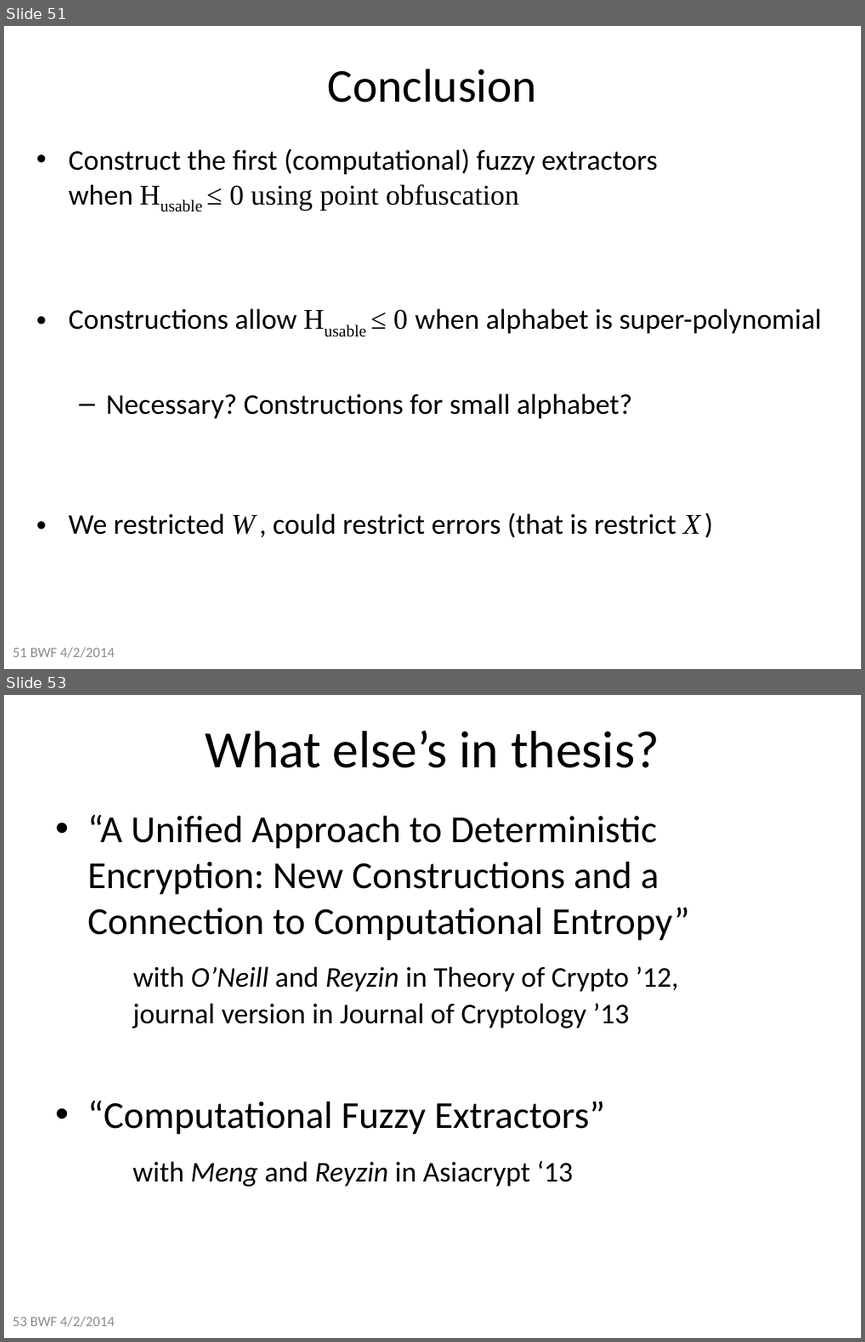
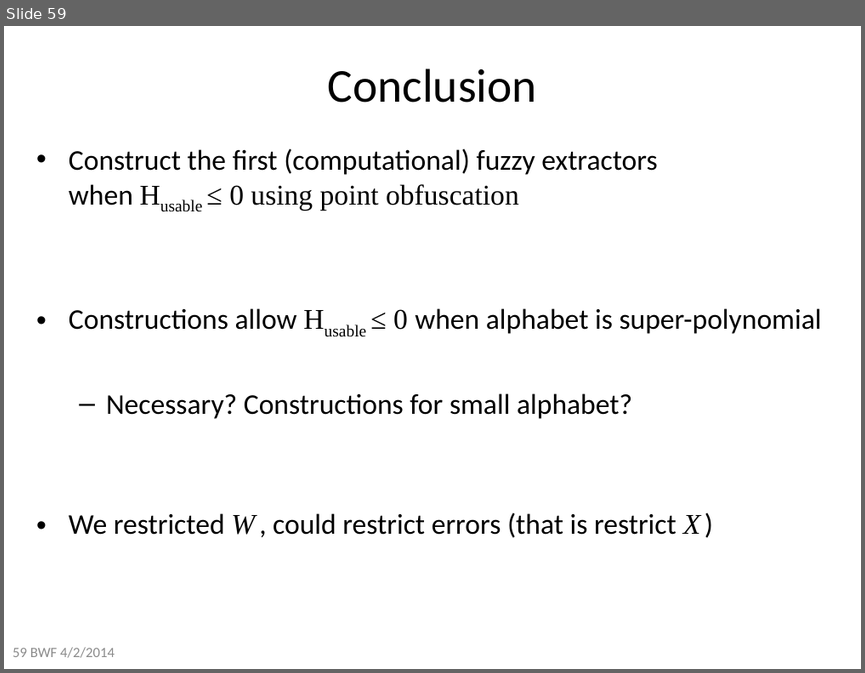
Before and after one commit to xianruimeng/comp-fuzzy-ext, a slide deck: constantRate/KeyDerivationWithNegativeUsable.pptx. Shown one above the other, each under a label of ours: slides 51 and 53 before the commit, slide 59 after it; the slides between them are not shown. The pictures are 865x1342 and 865x673 pixels, drawn with LibreOffice and Linux fonts; fonts in the diff are those of the drawing. Boxes give left, top, right and bottom in pixels: in the first picture for what was removed or moved away, otherwise in the second. Text is boxed around its words. In the diff, an @@ line names an element or a change of style, - is before the commit and + after.

```diff
--- a/constantRate/KeyDerivationWithNegativeUsable.pptx
+++ b/constantRate/KeyDerivationWithNegativeUsable.pptx
@@ slide 53 removed at (x1=4, y1=695, x2=861, y2=1338), background #FFFFFF @@
@@ title removed at (x1=205, y1=731, x2=658, y2=768) @@
-What else’s in thesis?
@@ text removed at (x1=87, y1=815, x2=689, y2=1186) @@
-• “A Unified Approach to Deterministic Encryption: New Constructions and a Connection to Computational Entropy”
-with O’Neill and Reyzin in Theory of Crypto ’12,
-journal version in Journal of Cryptology ’13
-• “Computational Fuzzy Extractors”
-with Meng and Reyzin in Asiacrypt ‘13
@@ text removed at (x1=12, y1=1315, x2=114, y2=1327) @@
-53 BWF 4/2/2014
@@ what was slide 51 is now slide 59 @@
@@ text at (x1=12, y1=646, x2=114, y2=658): text changed @@
-51 BWF 4/2/2014
+59 BWF 4/2/2014
```
Also in this commit, not shown: 1 slide changed, 8 slides added, 4 other slides removed, 1 other file.
